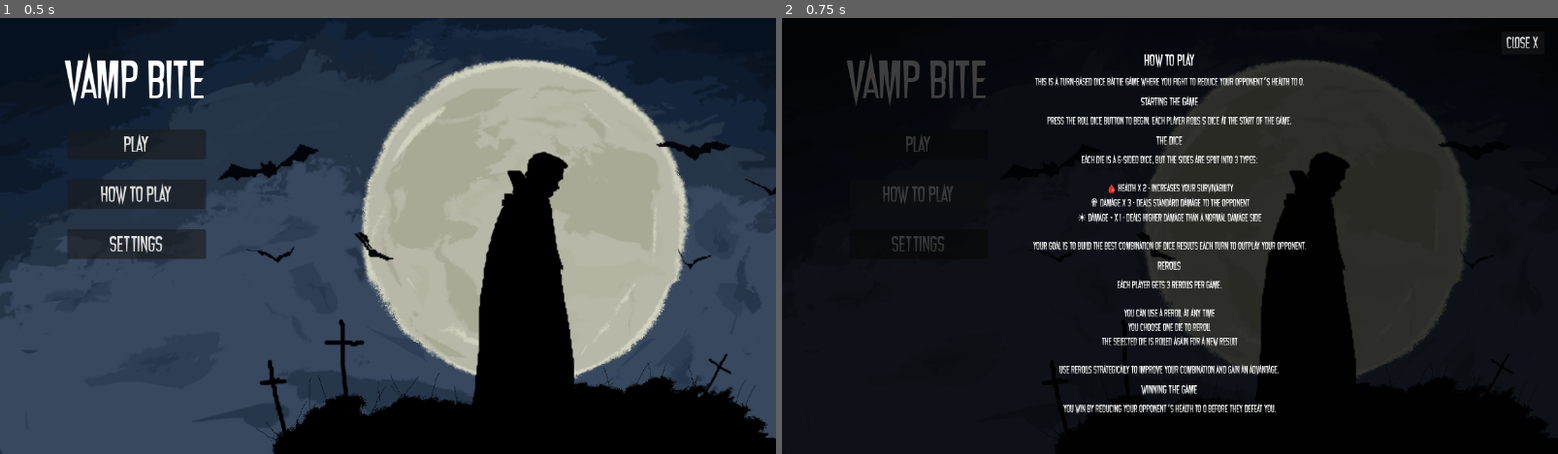
Above: before the commit, frames 1-2 (left to right).
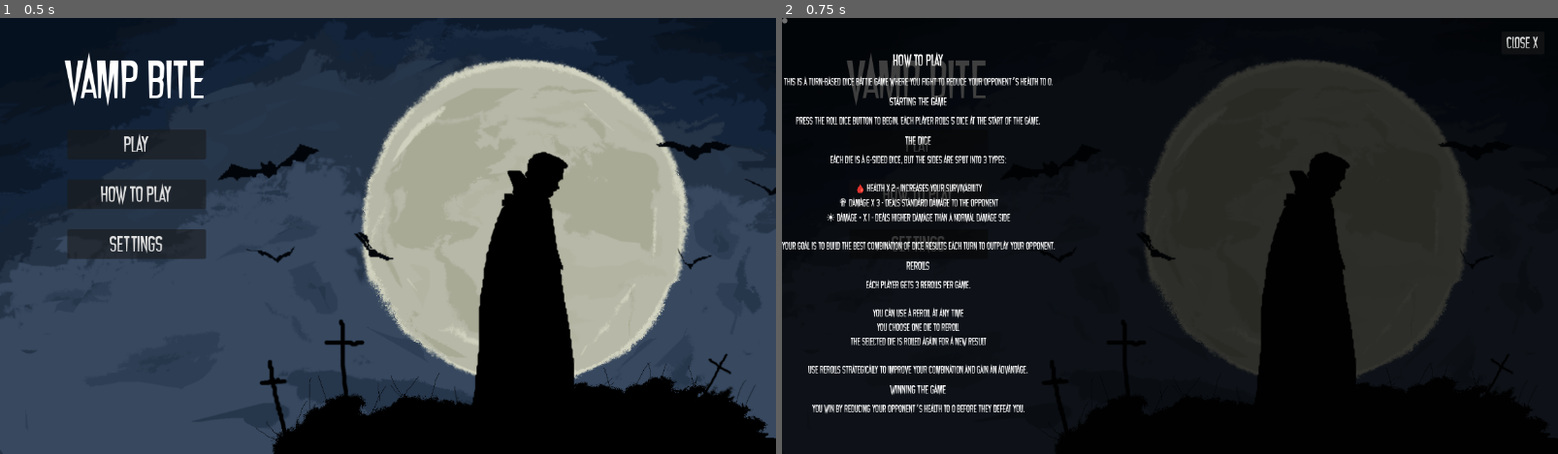
Above: after the commit, the same moments.

Repository: SkyTuifua/Artist_Tavern_Jam
Game: Godot game, scene res://MainMenu.tscn
Same seed, same stepped clock (60 frames per second), same inputs: the game is played once before the commit and once after it.
Inputs:
- Up to frame 1 (0.5 s): no input
- Up to frame 2 (0.75 s): click "How To Play" at 0.5 s

Frame 1 is identical in both runs. In frame 2, 8.7% of the frame differs, in the area x 0-68%, y 0-91%.

Commit message:
add coin multiplyer

Diff:
--- a/dice-attack-game/MainMenu.tscn
+++ b/dice-attack-game/MainMenu.tscn
@@ -109,95 +109,6 @@
 grow_vertical = 2
 theme_override_styles/panel = SubResource("StyleBoxFlat_iwfq2")
 
-[node name="RulesContainer" type="VBoxContainer" parent="RulesPanel" unique_id=117686390]
-unique_name_in_owner = true
-layout_mode = 1
-anchors_preset = 15
-anchor_right = 1.0
-anchor_bottom = 1.0
-offset_top = 50.0
-offset_bottom = 50.0
-grow_horizontal = 2
-grow_vertical = 2
-theme_override_constants/separation = 10
-
-[node name="Title" type="Label" parent="RulesPanel/RulesContainer" unique_id=25461593]
-layout_mode = 2
-theme_override_fonts/font = ExtResource("3_iwfq2")
-theme_override_font_sizes/font_size = 24
-text = "How To Play"
-horizontal_alignment = 1
-
-[node name="Section1" type="Label" parent="RulesPanel/RulesContainer" unique_id=1098780910]
-layout_mode = 2
-theme_override_fonts/font = ExtResource("3_iwfq2")
-text = "This is a turn-based dice battle game where you fight to reduce your opponent’s health to 0."
-horizontal_alignment = 1
-
-[node name="Subtitle" type="Label" parent="RulesPanel/RulesContainer" unique_id=1027690879]
-layout_mode = 2
-theme_override_fonts/font = ExtResource("3_iwfq2")
-theme_override_font_sizes/font_size = 18
-text = "Starting The Game"
-horizontal_alignment = 1
-
-[node name="Section2" type="Label" parent="RulesPanel/RulesContainer" unique_id=82981914]
-layout_mode = 2
-theme_override_fonts/font = ExtResource("3_iwfq2")
-text = "Press the Roll Dice button to begin. Each player rolls 5 dice at the start of the game."
-horizontal_alignment = 1
-
-[node name="Subtitle2" type="Label" parent="RulesPanel/RulesContainer" unique_id=1311872990]
-layout_mode = 2
-theme_override_fonts/font = ExtResource("3_iwfq2")
-theme_override_font_sizes/font_size = 18
-text = "The Dice"
-horizontal_alignment = 1
-
-[node name="Section3" type="Label" parent="RulesPanel/RulesContainer" unique_id=552810188]
-layout_mode = 2
-theme_override_fonts/font = ExtResource("3_iwfq2")
-text = "Each die is a 6-sided dice, but the sides are split into 3 types:
-
-🩸 Health X 2 - increases your survivability
-✟ Damage X 3 - deals standard damage to the opponent
-☀️ Damage + X 1 - deals higher damage than a normal damage side
-
-Your goal is to build the best combination of dice results each turn to outplay your opponent."
-horizontal_alignment = 1
-
-[node name="Subtitle3" type="Label" parent="RulesPanel/RulesContainer" unique_id=1973803007]
-layout_mode = 2
-theme_override_fonts/font = ExtResource("3_iwfq2")
-theme_override_font_sizes/font_size = 18
-text = "ReRolls"
-horizontal_alignment = 1
-
-[node name="Section4" type="Label" parent="RulesPanel/RulesContainer" unique_id=1017441285]
-layout_mode = 2
-theme_override_fonts/font = ExtResource("3_iwfq2")
-text = "Each player gets 3 rerolls per game.
-
-You can use a reroll at any time
-You choose one die to reroll
-The selected die is rolled again for a new result
-
-Use rerolls strategically to improve your combination and gain an advantage."
-horizontal_alignment = 1
-
-[node name="Subtitle4" type="Label" parent="RulesPanel/RulesContainer" unique_id=1013874553]
-layout_mode = 2
-theme_override_fonts/font = ExtResource("3_iwfq2")
-theme_override_font_sizes/font_size = 18
-text = "Winning The Game"
-horizontal_alignment = 1
-
-[node name="Section5" type="Label" parent="RulesPanel/RulesContainer" unique_id=485950477]
-layout_mode = 2
-theme_override_fonts/font = ExtResource("3_iwfq2")
-text = "You win by reducing your opponent’s health to 0 before they defeat you."
-horizontal_alignment = 1
-
 [node name="CloseRulesBtn" type="Button" parent="RulesPanel" unique_id=1469477288]
 layout_mode = 1
 anchors_preset = 1
@@ -212,6 +123,101 @@
 theme_override_font_sizes/font_size = 24
 text = "Close X"
 
+[node name="VScrollBar" type="VScrollBar" parent="RulesPanel" unique_id=99606747]
+layout_mode = 0
+offset_right = 8.0
+offset_bottom = 8.0
+
+[node name="RulesContainer" type="VBoxContainer" parent="RulesPanel/VScrollBar" unique_id=117686390]
+unique_name_in_owner = true
+layout_mode = 1
+anchors_preset = 15
+anchor_right = 1.0
+anchor_bottom = 1.0
+offset_top = 50.0
+offset_right = 398.0
+offset_bottom = 595.0
+grow_horizontal = 2
+grow_vertical = 2
+theme_override_constants/separation = 10
+
+[node name="Title" type="Label" parent="RulesPanel/VScrollBar/RulesContainer" unique_id=25461593]
+layout_mode = 2
+theme_override_fonts/font = ExtResource("3_iwfq2")
+theme_override_font_sizes/font_size = 24
+text = "How To Play"
+horizontal_alignment = 1
+
+[node name="Section1" type="Label" parent="RulesPanel/VScrollBar/RulesContainer" unique_id=1098780910]
+layout_mode = 2
+theme_override_fonts/font = ExtResource("3_iwfq2")
+text = "This is a turn-based dice battle game where you fight to reduce your opponent’s health to 0."
+horizontal_alignment = 1
+
+[node name="Subtitle" type="Label" parent="RulesPanel/VScrollBar/RulesContainer" unique_id=1027690879]
+layout_mode = 2
+theme_override_fonts/font = ExtResource("3_iwfq2")
+theme_override_font_sizes/font_size = 18
+text = "Starting The Game"
+horizontal_alignment = 1
+
+[node name="Section2" type="Label" parent="RulesPanel/VScrollBar/RulesContainer" unique_id=82981914]
+layout_mode = 2
+theme_override_fonts/font = ExtResource("3_iwfq2")
+text = "Press the Roll Dice button to begin. Each player rolls 5 dice at the start of the game."
+horizontal_alignment = 1
+
+[node name="Subtitle2" type="Label" parent="RulesPanel/VScrollBar/RulesContainer" unique_id=1311872990]
+layout_mode = 2
+theme_override_fonts/font = ExtResource("3_iwfq2")
+theme_override_font_sizes/font_size = 18
+text = "The Dice"
+horizontal_alignment = 1
+
+[node name="Section3" type="Label" parent="RulesPanel/VScrollBar/RulesContainer" unique_id=552810188]
+layout_mode = 2
+theme_override_fonts/font = ExtResource("3_iwfq2")
+text = "Each die is a 6-sided dice, but the sides are split into 3 types:
+
+🩸 Health X 2 - increases your survivability
+✟ Damage X 3 - deals standard damage to the opponent
+☀️ Damage + X 1 - deals higher damage than a normal damage side
+
+Your goal is to build the best combination of dice results each turn to outplay your opponent."
+horizontal_alignment = 1
+
+[node name="Subtitle3" type="Label" parent="RulesPanel/VScrollBar/RulesContainer" unique_id=1973803007]
+layout_mode = 2
+theme_override_fonts/font = ExtResource("3_iwfq2")
+theme_override_font_sizes/font_size = 18
+text = "ReRolls"
+horizontal_alignment = 1
+
+[node name="Section4" type="Label" parent="RulesPanel/VScrollBar/RulesContainer" unique_id=1017441285]
+layout_mode = 2
+theme_override_fonts/font = ExtResource("3_iwfq2")
+text = "Each player gets 3 rerolls per game.
+
+You can use a reroll at any time
+You choose one die to reroll
+The selected die is rolled again for a new result
+
+Use rerolls strategically to improve your combination and gain an advantage."
+horizontal_alignment = 1
+
+[node name="Subtitle4" type="Label" parent="RulesPanel/VScrollBar/RulesContainer" unique_id=1013874553]
+layout_mode = 2
+theme_override_fonts/font = ExtResource("3_iwfq2")
+theme_override_font_sizes/font_size = 18
+text = "Winning The Game"
+horizontal_alignment = 1
+
+[node name="Section5" type="Label" parent="RulesPanel/VScrollBar/RulesContainer" unique_id=485950477]
+layout_mode = 2
+theme_override_fonts/font = ExtResource("3_iwfq2")
+text = "You win by reducing your opponent’s health to 0 before they defeat you."
+horizontal_alignment = 1
+
 [connection signal="pressed" from="VBoxContainer/Play" to="." method="_on_play_button_pressed"]
 [connection signal="pressed" from="VBoxContainer/Rules" to="." method="_on_rules_pressed"]
 [connection signal="pressed" from="VBoxContainer/Settings" to="." method="_on_settings_pressed"]
--- /dev/null
+++ b/dice-attack-game/coin_flip.gd
@@ -0,0 +1,29 @@
+extends Node3D
+
+enum CoinResult {
+	HEADS,
+	TAILS
+}
+
+var current_coin_result : CoinResult
+
+@onready var animation_player: AnimationPlayer = $CoinAnimation
+
+
+func start_coin_flow() -> void:
+	animation_player.play("coin_rise")
+	flip_coin()
+
+
+func flip_coin() -> void:
+
+	if randf() < 0.5:
+		current_coin_result = CoinResult.HEADS
+		animation_player.play("coin_heads")
+	else:
+		current_coin_result = CoinResult.TAILS
+		animation_player.play("coin_tails")
+
+	# Wait until the flip animation is done
+	await animation_player.animation_finished
+	animation_player.play("coin_disappear")
--- a/dice-attack-game/main.tscn
+++ b/dice-attack-game/main.tscn
@@ -8,6 +8,8 @@
 [ext_resource type="FontFile" uid="uid://5bwgdiycfgnu" path="res://UI/fonts/Vampires.ttf" id="6_5vw27"]
 [ext_resource type="PackedScene" uid="uid://t5h3jgln2qy7" path="res://Enviroment/premade_houses.tscn" id="6_7mycd"]
 [ext_resource type="PackedScene" uid="uid://cdgxhqd4h04ht" path="res://Enviroment/Tree.tscn" id="7_272bh"]
+[ext_resource type="Script" uid="uid://c3njf7fesfvjj" path="res://coin_flip.gd" id="9_4c57u"]
+[ext_resource type="PackedScene" uid="uid://c16c1wwvcos2a" path="res://Art/coin.glb" id="9_kek77"]
 
 [sub_resource type="BoxShape3D" id="BoxShape3D_7dm0k"]
 
@@ -89,6 +91,142 @@
 background_mode = 2
 sky = SubResource("Sky_5vw27")
 
+[sub_resource type="Animation" id="Animation_4c57u"]
+length = 0.001
+tracks/0/type = "value"
+tracks/0/imported = false
+tracks/0/enabled = true
+tracks/0/path = NodePath("coin:rotation")
+tracks/0/interp = 1
+tracks/0/loop_wrap = true
+tracks/0/keys = {
+"times": PackedFloat32Array(0),
+"transitions": PackedFloat32Array(1),
+"update": 0,
+"values": [Vector3(0, 31.415926, 0)]
+}
+tracks/1/type = "value"
+tracks/1/imported = false
+tracks/1/enabled = true
+tracks/1/path = NodePath("coin:position")
+tracks/1/interp = 1
+tracks/1/loop_wrap = true
+tracks/1/keys = {
+"times": PackedFloat32Array(0),
+"transitions": PackedFloat32Array(1),
+"update": 0,
+"values": [Vector3(-11.93, -2.808, -1.429)]
+}
+tracks/2/type = "value"
+tracks/2/imported = false
+tracks/2/enabled = true
+tracks/2/path = NodePath("coin:scale")
+tracks/2/interp = 1
+tracks/2/loop_wrap = true
+tracks/2/keys = {
+"times": PackedFloat32Array(0),
+"transitions": PackedFloat32Array(1),
+"update": 0,
+"values": [Vector3(0.20000002, 0.2, 0.20000002)]
+}
+
+[sub_resource type="Animation" id="Animation_w48qg"]
+resource_name = "coin_disappear"
+length = 3.0
+tracks/0/type = "value"
+tracks/0/imported = false
+tracks/0/enabled = true
+tracks/0/path = NodePath("coin:scale")
+tracks/0/interp = 1
+tracks/0/loop_wrap = true
+tracks/0/keys = {
+"times": PackedFloat32Array(0, 0.3, 0.6, 1, 1.3, 1.6, 2.5, 2.8),
+"transitions": PackedFloat32Array(1, 1, 1, 1, 1, 1, 1, 1),
+"update": 0,
+"values": [Vector3(0.20000002, 0.2, 0.20000002), Vector3(1, 1, 1), Vector3(0.2, 0.2, 0.2), Vector3(1, 1, 1), Vector3(0.2, 0.2, 0.2), Vector3(1, 1, 1), Vector3(1, 1, 1), Vector3(0, 0, 0)]
+}
+tracks/1/type = "value"
+tracks/1/imported = false
+tracks/1/enabled = true
+tracks/1/path = NodePath("coin:rotation")
+tracks/1/interp = 1
+tracks/1/loop_wrap = true
+tracks/1/keys = {
+"times": PackedFloat32Array(2.5, 2.8),
+"transitions": PackedFloat32Array(1, 1),
+"update": 0,
+"values": [Vector3(0, 31.415926, 0), Vector3(0, 0, 0)]
+}
+tracks/2/type = "value"
+tracks/2/imported = false
+tracks/2/enabled = true
+tracks/2/path = NodePath("coin:position")
+tracks/2/interp = 1
+tracks/2/loop_wrap = true
+tracks/2/keys = {
+"times": PackedFloat32Array(1.6, 2.1666667, 2.45, 2.5),
+"transitions": PackedFloat32Array(1, 1, 1, 1),
+"update": 0,
+"values": [Vector3(-11.93, 29.999998, -1.429), Vector3(-11.93, 35, -1.429), Vector3(-11.93, 36, -1.429), Vector3(-11.93, 30, -1.429)]
+}
+
+[sub_resource type="Animation" id="Animation_dg77c"]
+resource_name = "coin_heads"
+length = 5.0
+tracks/0/type = "value"
+tracks/0/imported = false
+tracks/0/enabled = true
+tracks/0/path = NodePath("coin:rotation")
+tracks/0/interp = 1
+tracks/0/loop_wrap = true
+tracks/0/keys = {
+"times": PackedFloat32Array(1, 4),
+"transitions": PackedFloat32Array(1, 1),
+"update": 0,
+"values": [Vector3(0, 0, 0), Vector3(0, 31.415926, 0)]
+}
+
+[sub_resource type="Animation" id="Animation_efxa6"]
+resource_name = "coin_rise"
+length = 5.0
+tracks/0/type = "value"
+tracks/0/imported = false
+tracks/0/enabled = true
+tracks/0/path = NodePath("coin:position")
+tracks/0/interp = 1
+tracks/0/loop_wrap = true
+tracks/0/keys = {
+"times": PackedFloat32Array(0, 1, 1.5, 2, 2.5, 3, 3.5, 4),
+"transitions": PackedFloat32Array(1, 1, 1, 1, 1, 1, 1, 1),
+"update": 0,
+"values": [Vector3(-11.93, -40.993, -1.429), Vector3(-11.93, 30, -1.429), Vector3(-11.93, 25, -1.429), Vector3(-11.93, 30, -1.429), Vector3(-11.93, 25, -1.429), Vector3(-11.93, 30, -1.429), Vector3(-11.93, 25, -1.429), Vector3(-11.93, 30, -1.429)]
+}
+
+[sub_resource type="Animation" id="Animation_ycdy4"]
+resource_name = "coin_tails"
+length = 5.0
+tracks/0/type = "value"
+tracks/0/imported = false
+tracks/0/enabled = true
+tracks/0/path = NodePath("coin:rotation")
+tracks/0/interp = 1
+tracks/0/loop_wrap = true
+tracks/0/keys = {
+"times": PackedFloat32Array(1, 4.2),
+"transitions": PackedFloat32Array(1, 1),
+"update": 0,
+"values": [Vector3(0, 0, 0), Vector3(0, 34.557518, 0)]
+}
+
+[sub_resource type="AnimationLibrary" id="AnimationLibrary_dg77c"]
+_data = {
+&"RESET": SubResource("Animation_4c57u"),
+&"coin_disappear": SubResource("Animation_w48qg"),
+&"coin_heads": SubResource("Animation_dg77c"),
+&"coin_rise": SubResource("Animation_efxa6"),
+&"coin_tails": SubResource("Animation_ycdy4")
+}
+
 [node name="Main" type="Node3D" unique_id=758350102]
 
 [node name="StaticBody3D" type="StaticBody3D" parent="." unique_id=103566737]
@@ -475,6 +613,17 @@
 [node name="WorldEnvironment" type="WorldEnvironment" parent="." unique_id=1804815817]
 environment = SubResource("Environment_kek77")
 
+[node name="Node3D" type="Node3D" parent="." unique_id=2055920287]
+transform = Transform3D(1, 0, -1.1125674e-06, 0, 1, 0, 1.1125674e-06, 0, 1, 0, 0, 0)
+script = ExtResource("9_4c57u")
+
+[node name="CoinAnimation" type="AnimationPlayer" parent="Node3D" unique_id=108082834]
+unique_name_in_owner = true
+libraries/ = SubResource("AnimationLibrary_dg77c")
+
+[node name="coin" parent="Node3D" unique_id=1224249502 instance=ExtResource("9_kek77")]
+transform = Transform3D(0.20000002, 0, -1.11256746e-07, 0, 0.2, 0, 1.11256746e-07, 0, 0.20000002, -11.93, -2.808, -1.429)
+
 [connection signal="entry_chosen" from="Turn_UI/ScrollContainer/Combo Entries Container" to="Turn_Manager" method="_on_combo_entries_container_entry_chosen"]
 [connection signal="pressed" from="Turn_UI/VBoxContainer/InitialRollBtn" to="Turn_Manager" method="roll_dice"]
 [connection signal="pressed" from="Turn_UI/VBoxContainer/RerollButton" to="Turn_Manager" method="_on_reroll_button_pressed"]
Binary file added: dice-attack-game/Art/coin.glb
Not shown, added: dice-attack-game/Art/coin.glb.import
Not shown, added: dice-attack-game/coin_flip.gd.uid
